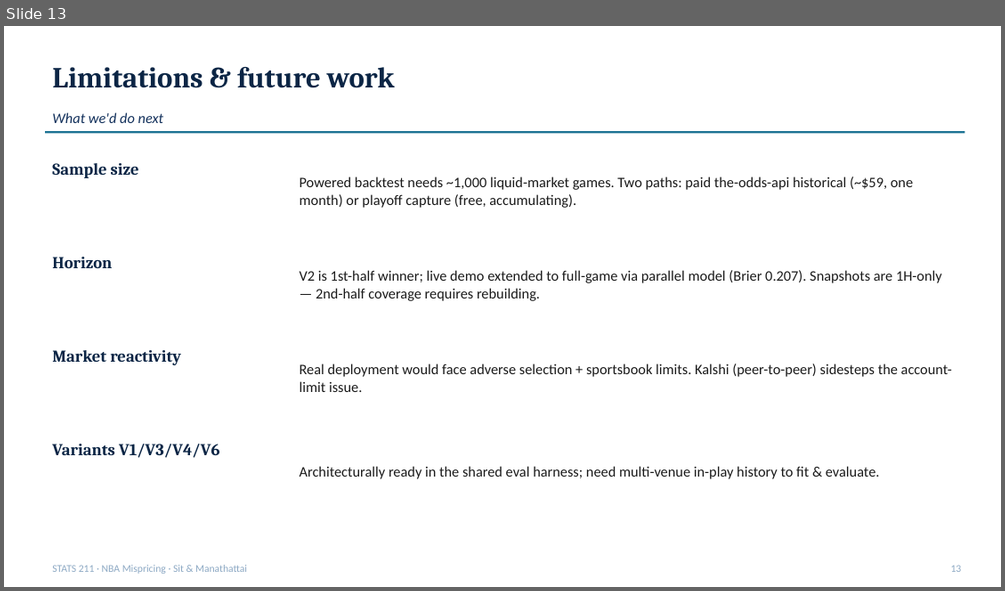
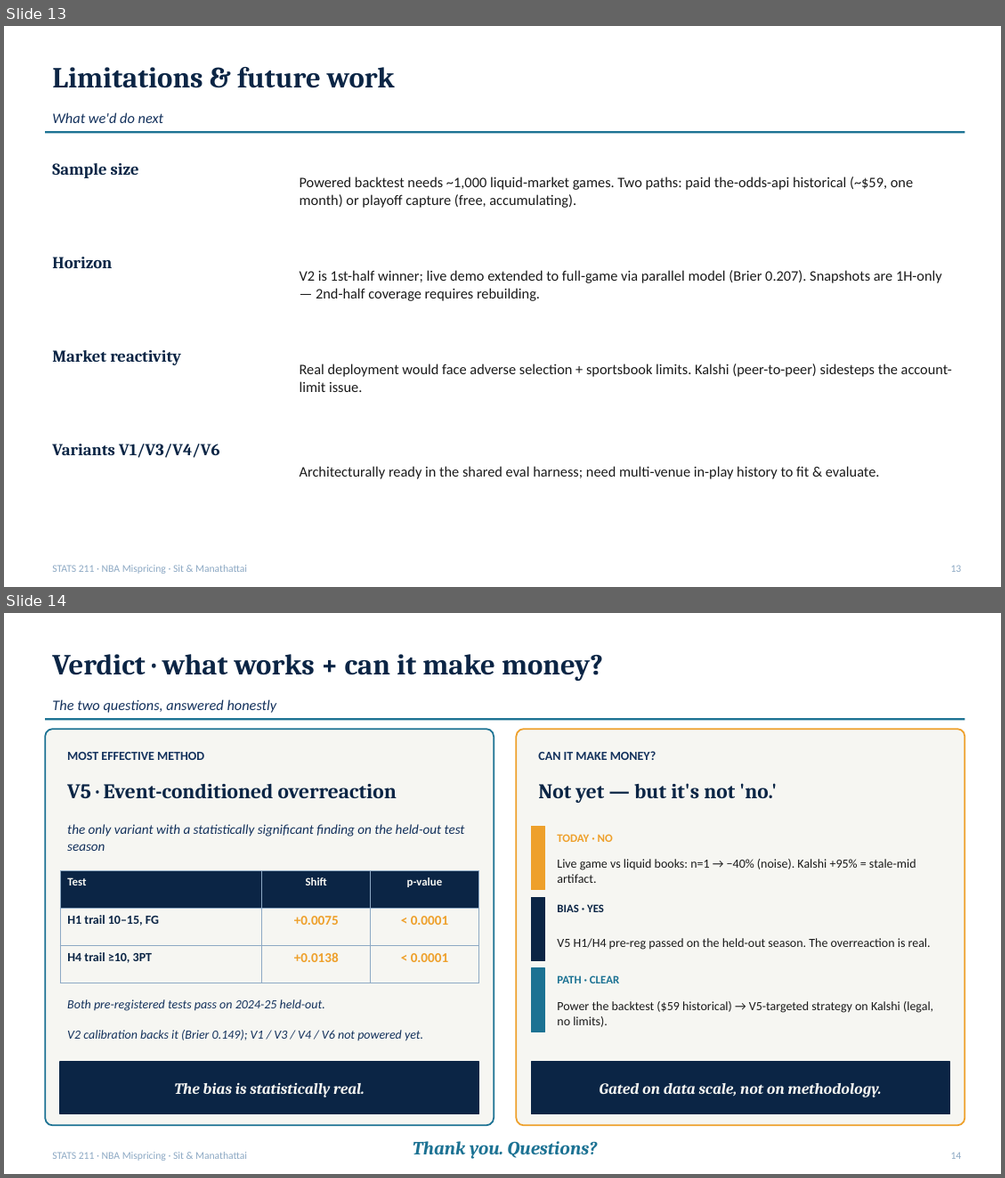
Before and after one commit to ivan-sit/live-nba-market-mispricing-detection, a slide deck: slides/final_deck.pptx. Shown one above the other, each under a label of ours: slide 13 before the commit, slides 13 and 14 after it. The pictures are 1005x591 and 1005x1178 pixels, drawn with LibreOffice and Linux fonts; fonts in the diff are those of the drawing. Boxes give left, top, right and bottom in pixels: in the first picture for what was removed or moved away, otherwise in the second. Text is boxed around its words. In the diff, an @@ line names an element or a change of style, - is before the commit and + after.

```diff
--- a/slides/final_deck.pptx
+++ b/slides/final_deck.pptx
@@ slide 14 added at <box>4,613,1001,1174</box>, background #FFFFFF @@
@@ text added at <box>52,654,603,681</box>, 28 pt, text #0B2545, bold @@
+Verdict · what works + can it make money?
@@ line added from (45, 719) to (965, 719), #1C7293 2 pt @@
@@ text added at <box>52,699,277,713</box>, 14 pt, text #13315C, italic @@
+The two questions, answered honestly
@@ rounded rectangle added at <box>45,729,494,1126</box>, fill #F6F6F2, outline #1C7293 1.5 pt @@
@@ rounded rectangle added at <box>517,729,965,1126</box>, fill #F6F6F2, outline #EEA02B 1.5 pt @@
@@ text added at <box>67,752,204,760</box>, 12 pt, text #13315C, bold @@
+MOST EFFECTIVE METHOD
@@ text added at <box>538,751,656,760</box>, 12 pt, text #13315C, bold @@
+CAN IT MAKE MONEY?
@@ text added at <box>67,783,396,798</box>, 20 pt, text #0B2545, bold @@
+V5 · Event-conditioned overreaction
@@ text added at <box>538,783,777,803</box>, 20 pt, text #0B2545, bold @@
+Not yet — but it's not 'no.'
@@ text added at <box>67,824,465,851</box>, 13 pt, text #13315C, italic @@
+the only variant with a statistically significant finding on the held-out test season
@@ rectangle added at <box>531,826,544,890</box>, fill #EEA02B, outline #EEA02B 1 pt @@
@@ text added at <box>557,834,613,842</box>, 11 pt, text #EEA02B, bold @@
+TODAY · NO
@@ table added at <box>60,871,479,966</box>, 3 rows, 3 columns @@
+Test | Shift | p-value
+H1 trail 10–15, FG | +0.0075 | < 0.0001
+H4 trail ≥10, 3PT | +0.0138 | < 0.0001
@@ text added at <box>557,859,916,883</box>, 12 pt, text #1A1A1A @@
+Live game vs liquid books: n=1 → −40% (noise). Kalshi +95% = stale-mid artifact.
@@ rectangle added at <box>531,897,544,961</box>, fill #0B2545, outline #0B2545 1 pt @@
@@ text added at <box>557,904,604,912</box>, 11 pt, text #0B2545, bold @@
+BIAS · YES
@@ text added at <box>557,938,930,949</box>, 12 pt, text #1A1A1A @@
+V5 H1/H4 pre-reg passed on the held-out season. The overreaction is real.
@@ rectangle added at <box>531,968,544,1032</box>, fill #1C7293, outline #1C7293 1 pt @@
@@ text added at <box>557,975,619,983</box>, 11 pt, text #1C7293, bold @@
+PATH · CLEAR
@@ text added at <box>67,999,325,1011</box>, 12 pt, text #13315C, italic @@
+Both pre-registered tests pass on 2024-25 held-out.
@@ text added at <box>557,1001,933,1027</box>, 12 pt, text #1A1A1A @@
+Power the backtest ($59 historical) → V5-targeted strategy on Kalshi (legal, no limits).
@@ text added at <box>67,1030,423,1041</box>, 12 pt, text #13315C, italic @@
+V2 calibration backs it (Brier 0.149); V1 / V3 / V4 / V6 not powered yet.
@@ rectangle added at <box>60,1062,479,1114</box>, fill #0B2545, outline #0B2545 1 pt @@
@@ rectangle added at <box>531,1062,950,1114</box>, fill #0B2545, outline #0B2545 1 pt @@
@@ text added at <box>174,1082,364,1097</box>, 15 pt, text #F6F6F2, bold, italic @@
+The bias is statistically real.
@@ text added at <box>599,1083,882,1097</box>, 15 pt, text #F6F6F2, bold, italic @@
+Gated on data scale, not on methodology.
@@ text added at <box>413,1141,598,1159</box>, 18 pt, text #1C7293, bold, italic @@
+Thank you. Questions?
@@ text added at <box>52,1151,247,1160</box>, 10 pt, text #8DA9C4 @@
+STATS 211 · NBA Mispricing · Sit & Manathattai
@@ text added at <box>951,1151,962,1159</box>, 10 pt, text #8DA9C4 @@
+14
```
Also in this commit, not shown: 1 slide changed, 1 slide removed, 2 other files.
